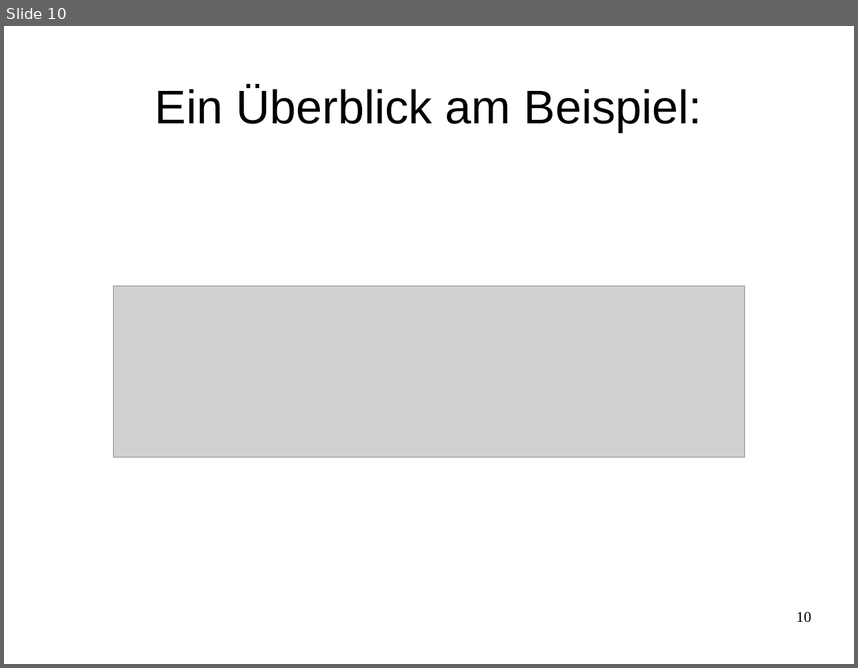
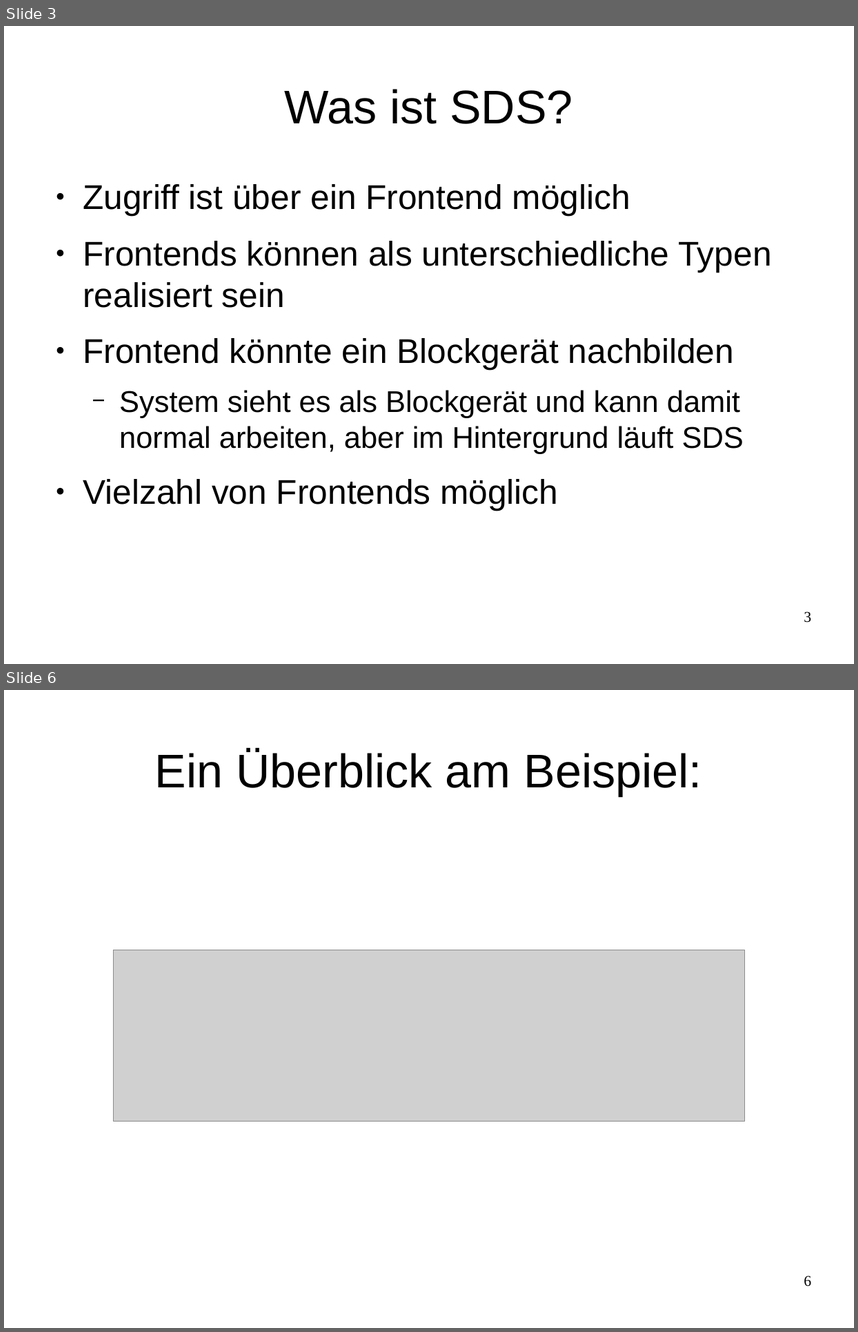
Before and after one commit to celentanos/inora, a slide deck: inora_vortrag_M.odp. Shown one above the other, each under a label of ours: slide 10 before the commit, slides 3 and 6 after it; the slides between them are not shown. The pictures are 858x668 and 858x1332 pixels, drawn with LibreOffice and Linux fonts; fonts in the diff are those of the drawing; grey boxes stand for pictures. Boxes give left, top, right and bottom in pixels: in the first picture for what was removed or moved away, otherwise in the second. Text is boxed around its words. In the diff, an @@ line names an element or a change of style, - is before the commit and + after.

```diff
--- a/inora_vortrag_M.odp
+++ b/inora_vortrag_M.odp
@@ slide 3 added at bbox=[4, 26, 854, 664], background #FFFFFF @@
@@ title added at bbox=[284, 89, 573, 124], 44 pt, text #000000 @@
+Was ist SDS?
@@ text added at bbox=[83, 184, 771, 510], 32 pt, text #000000 @@
+● Zugriff ist über ein Frontend möglich
+● Frontends können als unterschiedliche Typen realisiert sein
+● Frontend könnte ein Blockgerät nachbilden
+  − System sieht es als Blockgerät und kann damit normal arbeiten, aber im Hintergrund läuft SDS
+● Vielzahl von Frontends möglich
@@ page number added at bbox=[804, 611, 811, 622], 14 pt, text #000000 @@
+3
@@ what was slide 10 is now slide 6 @@
@@ page number at bbox=[804, 1275, 811, 1286]: text changed @@
-10
+6
```
Also in this commit, not shown: 8 slides changed, 5 other slides added, 9 slides removed, 3 other files.
